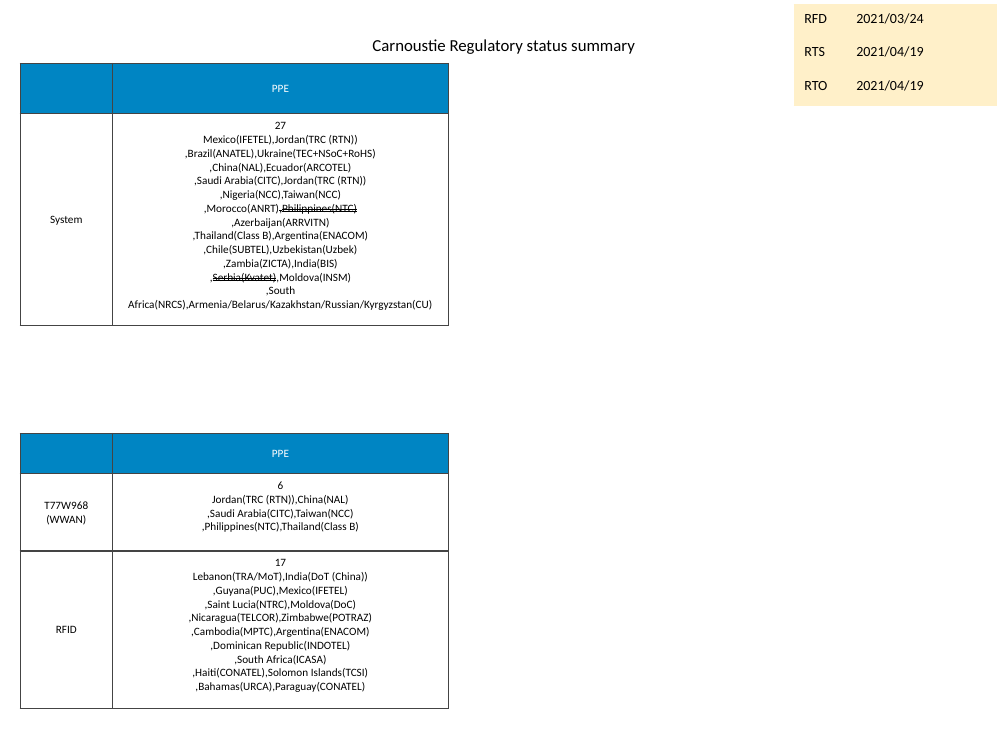
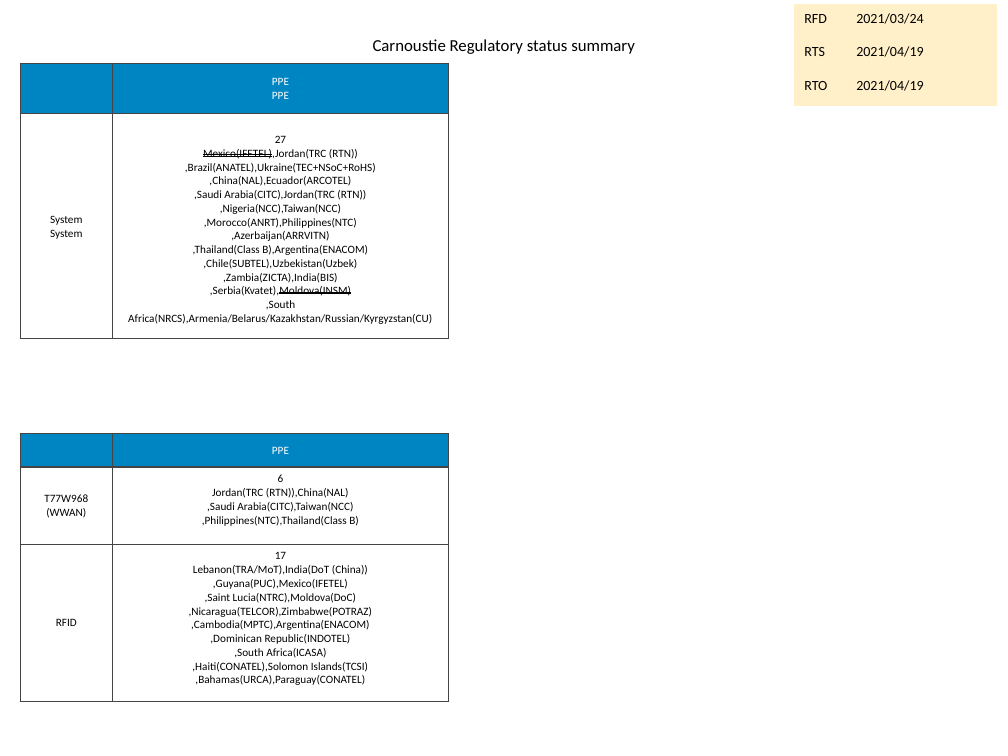
Before and after one commit to a22057916w/python_advance, a slide deck: slide 1 of pptx/result/report.pptx. Drawn at 1008x756 pixels with LibreOffice and Linux fonts; fonts in the diff are those of the drawing. Boxes give left, top, right and bottom in pixels: in the first picture for what was removed or moved away, otherwise in the second. Text is boxed around its words. In the diff, an @@ line names an element or a change of style, - is before the commit and + after.

```diff
--- a/pptx/result/report.pptx
+++ b/pptx/result/report.pptx
@@ table at box(20, 64, 449, 328) @@
-row 1, column 2: PPE
+row 1, column 2: PPE / PPE
-row 2, column 1: System
+row 2, column 1: System / System
@@ strikethrough on in "Mexico(IFETEL),Jordan(TRC", ",Serbia(Kvatet),Moldova(INSM)" @@
@@ strikethrough off in ",Morocco(ANRT),Philippines(NTC)", ",Serbia(Kvatet),Moldova(INSM)" @@
@@ borders changed @@
@@ table at box(20, 433, 449, 689) @@
-row 2, column 2: 6 / Jordan(TRC (RTN)),China(NAL) / ,Saudi Arabia(CITC),Taiwan(NCC) / ,Philippines(NTC),Thailand(Class B)
+row 2, column 2: 6 / Jordan(TRC (RTN)),China(NAL) ,Saudi Arabia(CITC),Taiwan(NCC) ,Philippines(NTC),Thailand(Class B)
-row 3, column 2: 17 / Lebanon(TRA/MoT),India(DoT (China)) / ,Guyana(PUC),Mexico(IFETEL) / ,Saint Lucia(NTRC),Moldova(DoC) / ,Nicaragua(TELCOR),Zimbabwe(POTRAZ) / ,Cambodia(MPTC),Argentina(ENACOM) / ,Dominican Republic(INDOTEL) / ,South Africa(ICASA) / ,Haiti(CONATEL),Solomon Islands(TCSI) / ,Bahamas(URCA),Paraguay(CONATEL)
+row 3, column 2: 17 / Lebanon(TRA/MoT),India(DoT (China)) ,Guyana(PUC),Mexico(IFETEL) ,Saint Lucia(NTRC),Moldova(DoC) ,Nicaragua(TELCOR),Zimbabwe(POTRAZ) ,Cambodia(MPTC),Argentina(ENACOM) ,Dominican Republic(INDOTEL) ,South Africa(ICASA) ,Haiti(CONATEL),Solomon Islands(TCSI) ,Bahamas(URCA),Paraguay(CONATEL)
@@ borders changed @@
```
Also in this commit, not shown: 8 other files.
